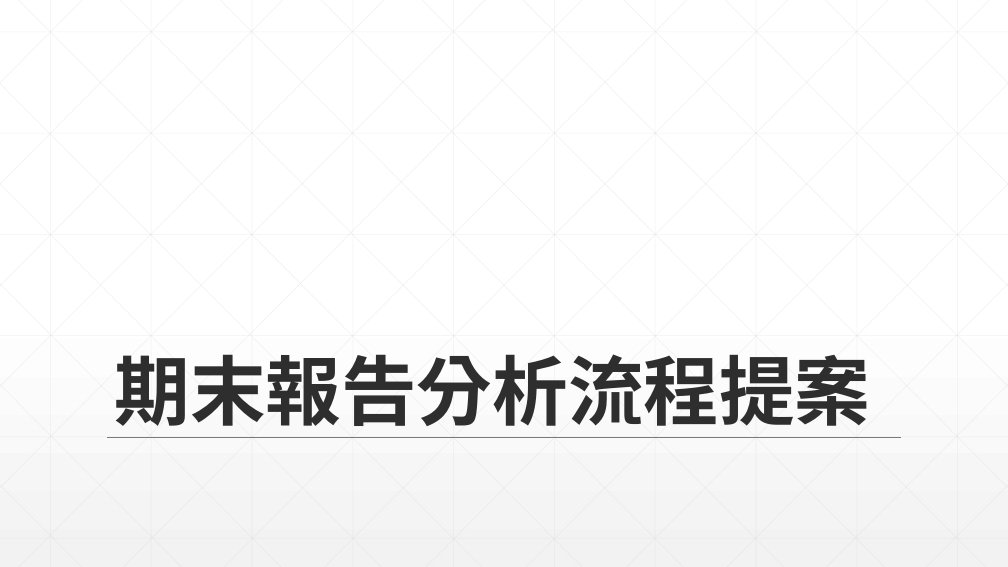
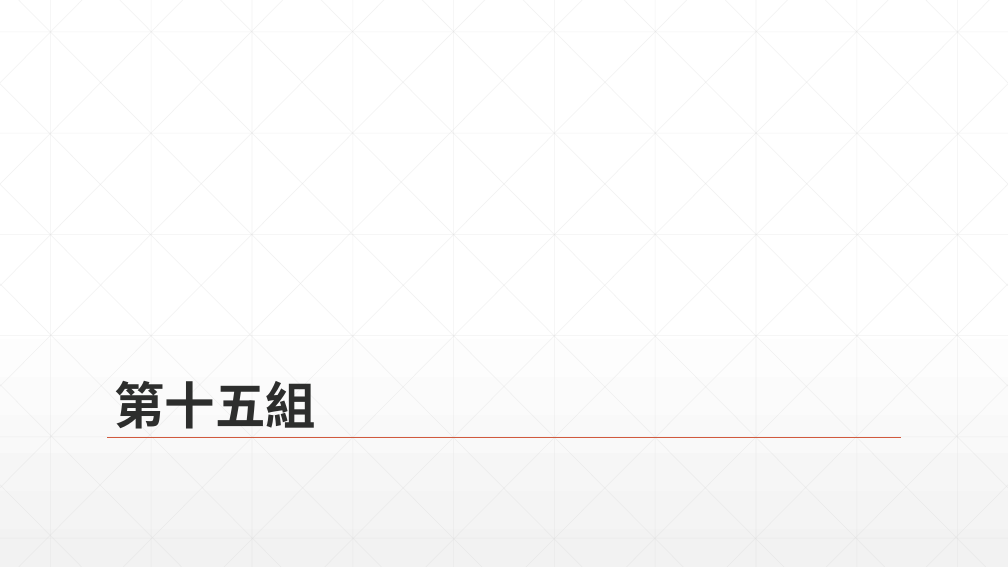
Before and after one commit to satai1919/Fintech_textmining_machinelearning, a slide deck: slide 1 of 流程介紹.pptx. Drawn at 1008x567 pixels with LibreOffice and Linux fonts; fonts in the diff are those of the drawing. Boxes give left, top, right and bottom in pixels: in the first picture for what was removed or moved away, otherwise in the second. Text is boxed around its words. In the diff, an @@ line names an element or a change of style, - is before the commit and + after.

```diff
--- a/流程介紹.pptx
+++ b/流程介紹.pptx
@@ title at (115, 381, 317, 429): text changed; size 72 to 48 pt @@
-期末報告分析流程提案
+第十五組
```
